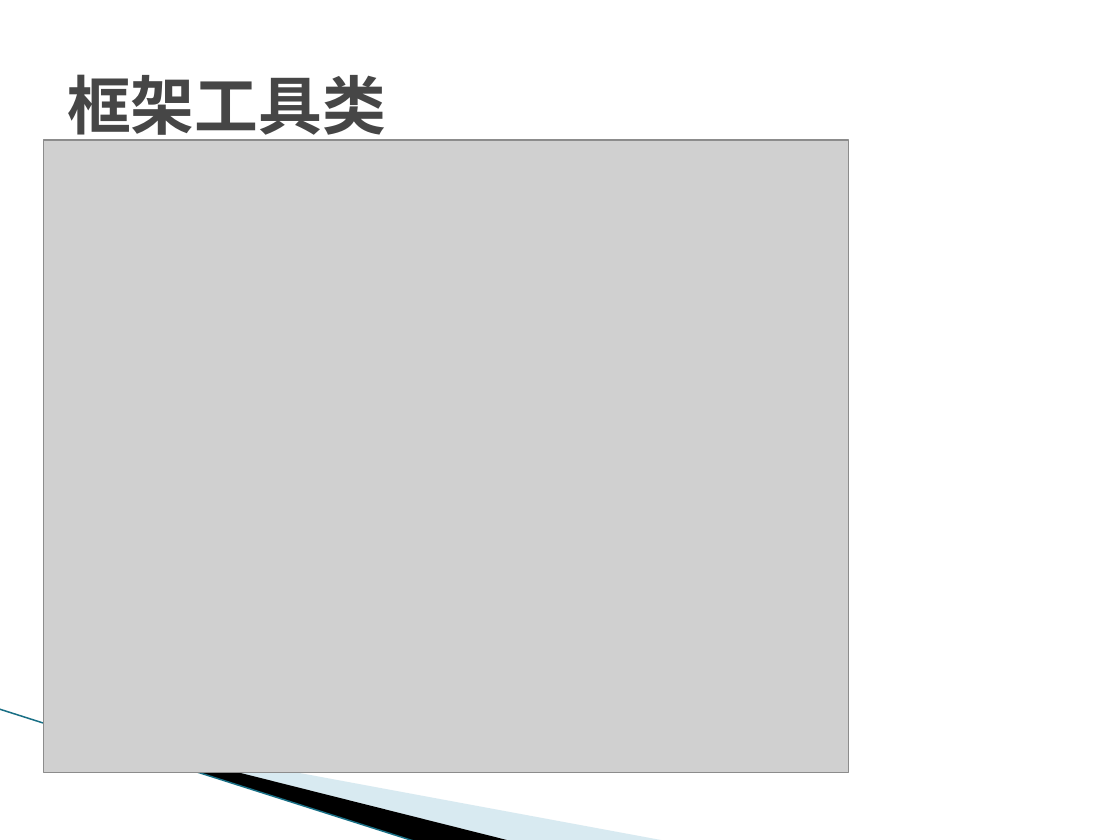
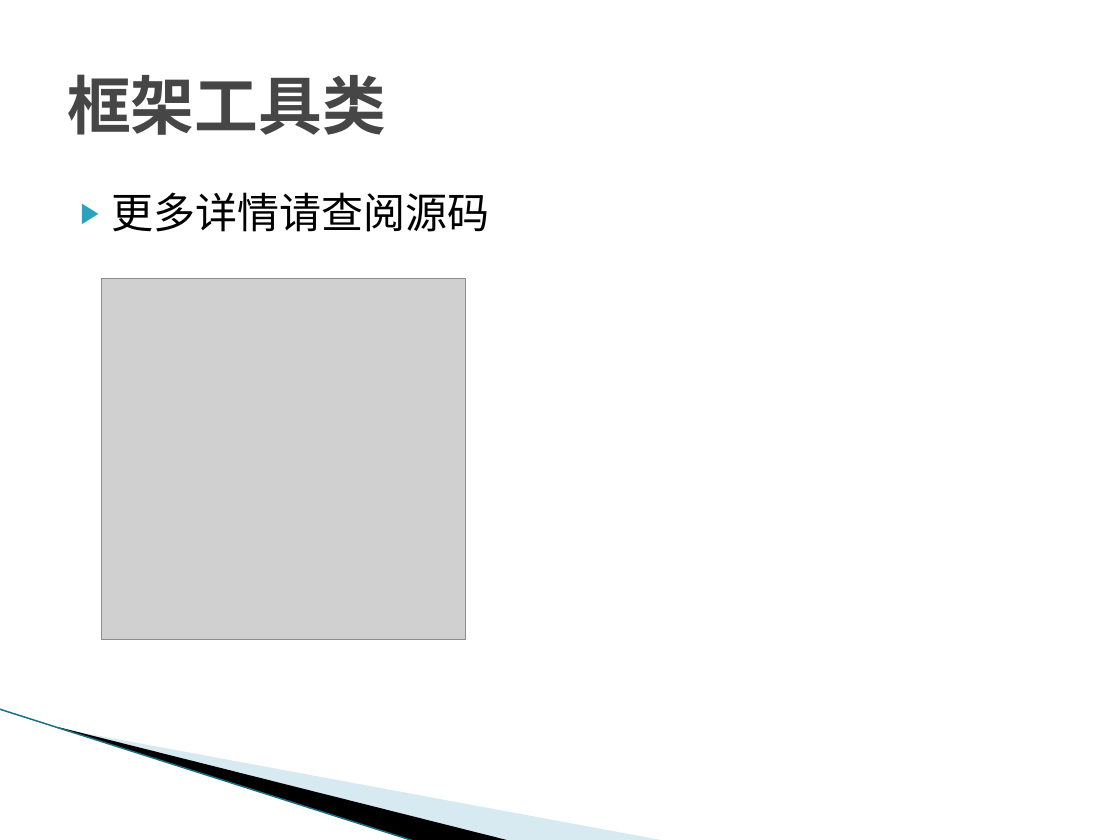
Before and after one commit to nikorliu/simbaRoot, a slide deck: slide 87 of doc/框架使用说明.pptx (slide 38 before the commit). Drawn at 1120x840 pixels with LibreOffice and Linux fonts; fonts in the diff are those of the drawing; grey boxes stand for pictures; background and template pictures are left out. Boxes give left, top, right and bottom in pixels: in the first picture for what was removed or moved away, otherwise in the second. Text is boxed around its words. In the diff, an @@ line names an element or a change of style, - is before the commit and + after.

Commit message:
框架使用说明ppt更新

```diff
--- a/doc/框架使用说明.pptx
+++ b/doc/框架使用说明.pptx
@@ picture removed at (44, 140, 849, 773) @@
@@ text added at (112, 192, 490, 232), 27 pt, text #000000 @@
+▶ 更多详情请查阅源码
@@ picture added at (102, 279, 466, 640) @@
```
Also in this commit, not shown: 17 other slides changed, 15 slides added, 8 slides removed, 1 other file.
